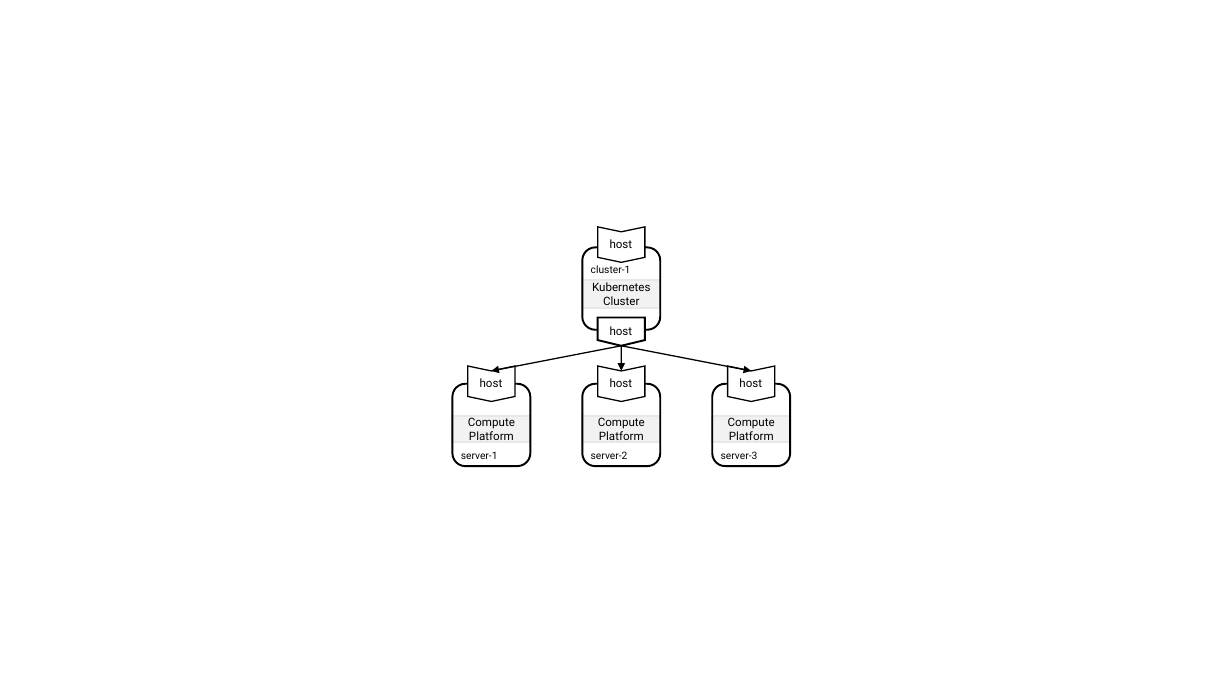
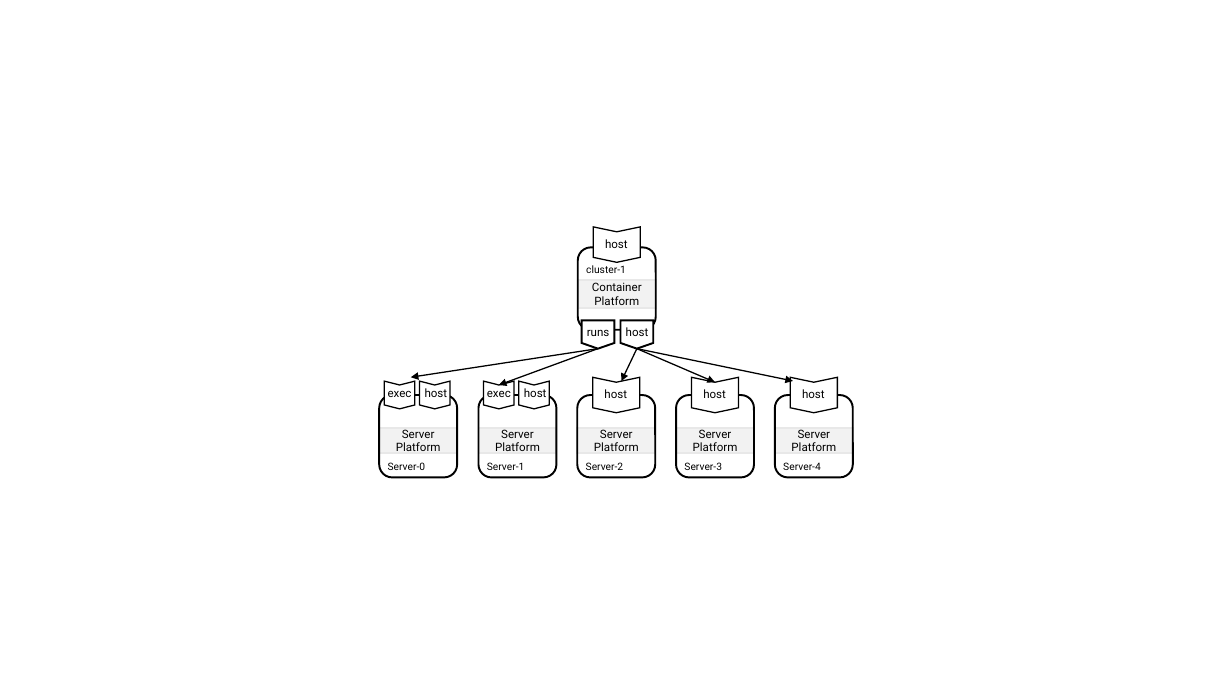
Before and after one commit to oasis-open/tosca-community-contributions, a slide deck: slide 9 of profiles/community/tosca/abstract/platform/sources/platforms.pptx (slide 5 before the commit). Drawn at 1232x693 pixels with LibreOffice and Linux fonts; fonts in the diff are those of the drawing. Boxes give left, top, right and bottom in pixels: in the first picture for what was removed or moved away, otherwise in the second. Text is boxed around its words. In the diff, an @@ line names an element or a change of style, - is before the commit and + after.

Commit message:
Update documentation for the abstract Platform profile (#291)
* Rename 'vendor' property to 'product'

* Remove Provider node type and associated capability and relationship types.

* Update documentation of abstract Platform profile to reflect the most recent version of the profile.

* Add files via upload

* Add files via upload

* Correct the links to the figures.
Add questions about substitution mapping.

```diff
--- a/profiles/community/tosca/abstract/platform/sources/platforms.pptx
+++ b/profiles/community/tosca/abstract/platform/sources/platforms.pptx
@@ 1 text, 1 rounded rectangle, 1 chevron, 1 rectangle: place and size @@
-1 text, 1 rounded rectangle, 1 chevron, 1 rectangle at box(582, 227, 660, 330)
+1 text, 1 rounded rectangle, 1 chevron, 1 rectangle at box(578, 227, 655, 330)
@@ text in rectangle at box(592, 282, 642, 305): text changed @@
-Kubernetes Cluster
+Container Platform
@@ flow chart offpage connector added at box(581, 321, 614, 349), fill #FFFFFF, outline #000000 1.5 pt @@
@@ text added at box(587, 329, 610, 336), 9 pt, text #000000 @@
+runs
@@ flow chart offpage connector: place and size @@
-flow chart offpage connector at box(598, 318, 645, 347)
+flow chart offpage connector at box(621, 321, 653, 349)
@@ text "host": place and size @@
-text "host" at box(610, 326, 633, 335)
+text "host" at box(626, 327, 649, 336)
@@ text "host" at box(626, 327, 649, 336): alignment left to centre @@
@@ arrow added from (598, 348) to (411, 377), #000000 1 pt @@
@@ arrow moved from (492, 371) - (621, 346) to (499, 385) - (598, 348) @@
@@ arrow moved from (621, 371) - (621, 343) to (621, 382) - (637, 348) @@
@@ arrow moved from (751, 371) - (621, 346) to (715, 383) - (637, 348) @@
@@ arrow added from (637, 348) to (793, 381), #000000 1 pt @@
@@ group added at box(379, 381, 457, 478): 2 chevrons, 2 texts, 1 rectangle, 1 rounded rectangle @@
+Server
+Platform
+Server-0
+exec
+host
@@ chevron: place and size @@
-chevron at box(468, 366, 515, 402)
+chevron at box(484, 381, 514, 409)
@@ text "host" at box(524, 388, 547, 397): alignment left to centre @@
@@ text "host": place and size @@
-text "host" at box(480, 378, 503, 387)
+text "host" at box(524, 388, 547, 397)
@@ chevron added at box(519, 381, 549, 409), fill #FFFFFF, outline #000000 1 pt @@
@@ group added at box(775, 378, 853, 478): 1 rectangle, 1 rounded rectangle, 1 chevron, 1 text @@
+Server
+Platform
+Server-4
+host
@@ rounded rectangle "Server-1": place and size @@
-rounded rectangle "Server-1" at box(453, 384, 531, 466)
+rounded rectangle "Server-1" at box(479, 396, 556, 478)
@@ text added at box(487, 390, 511, 397), 9 pt, text #000000 @@
+exec
@@ rectangle "Server": place and size @@
-rectangle "Server" at box(453, 417, 531, 442)
+rectangle "Server" at box(479, 428, 556, 453)
@@ text in rectangle at box(501, 429, 534, 438): text changed @@
-Compute
+Server
@@ 1 text, 1 rounded rectangle, 1 chevron, 1 rectangle: place and size @@
-1 text, 1 rounded rectangle, 1 chevron, 1 rectangle at box(582, 366, 660, 466)
+1 text, 1 rounded rectangle, 1 chevron, 1 rectangle at box(578, 378, 655, 478)
@@ text in rectangle at box(600, 429, 633, 438): text changed @@
-Compute
+Server
@@ 1 text, 1 rounded rectangle, 1 chevron, 1 rectangle: place and size @@
-1 text, 1 rounded rectangle, 1 chevron, 1 rectangle at box(713, 366, 790, 466)
+1 text, 1 rounded rectangle, 1 chevron, 1 rectangle at box(677, 378, 754, 478)
@@ text in rectangle at box(699, 429, 732, 438): text changed @@
-Compute
+Server
@@ text in rounded rectangle at box(487, 462, 525, 470): text changed @@
-server-1
+Server-1
@@ text in rounded rectangle at box(586, 462, 624, 470): text changed @@
-server-2
+Server-2
@@ text in rounded rectangle at box(684, 462, 722, 470): text changed @@
-server-3
+Server-3
```
Also in this commit, not shown: 6 other slides changed, 2 slides added, 15 other files.
